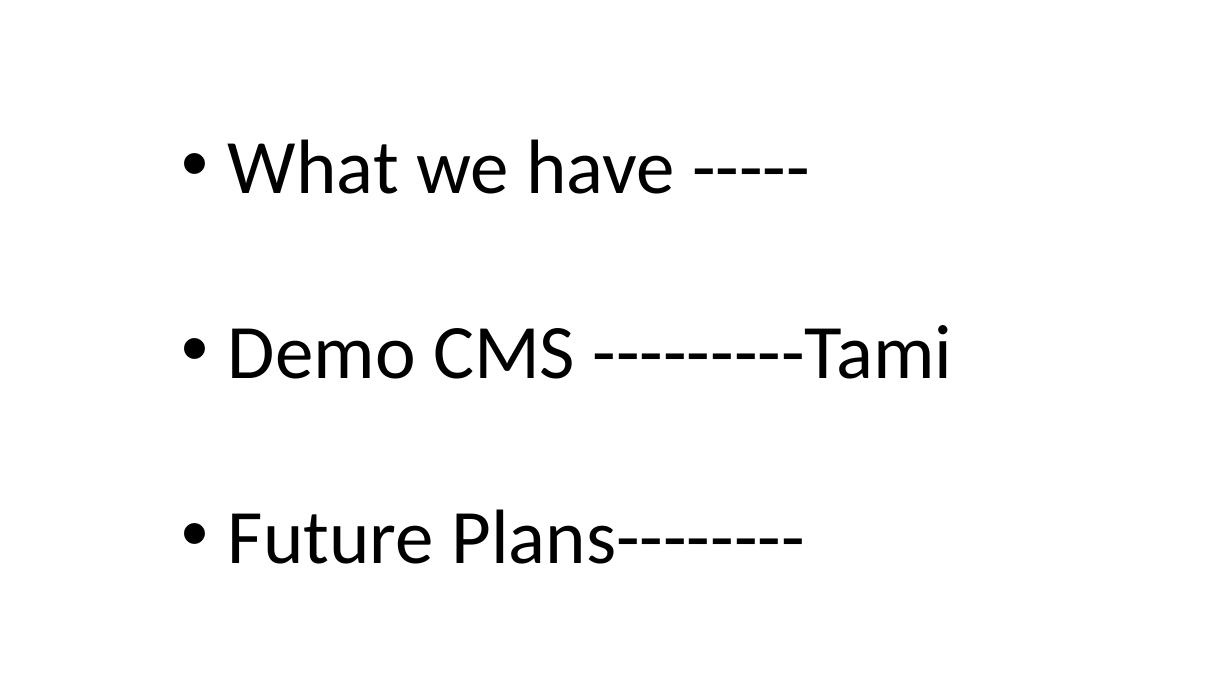
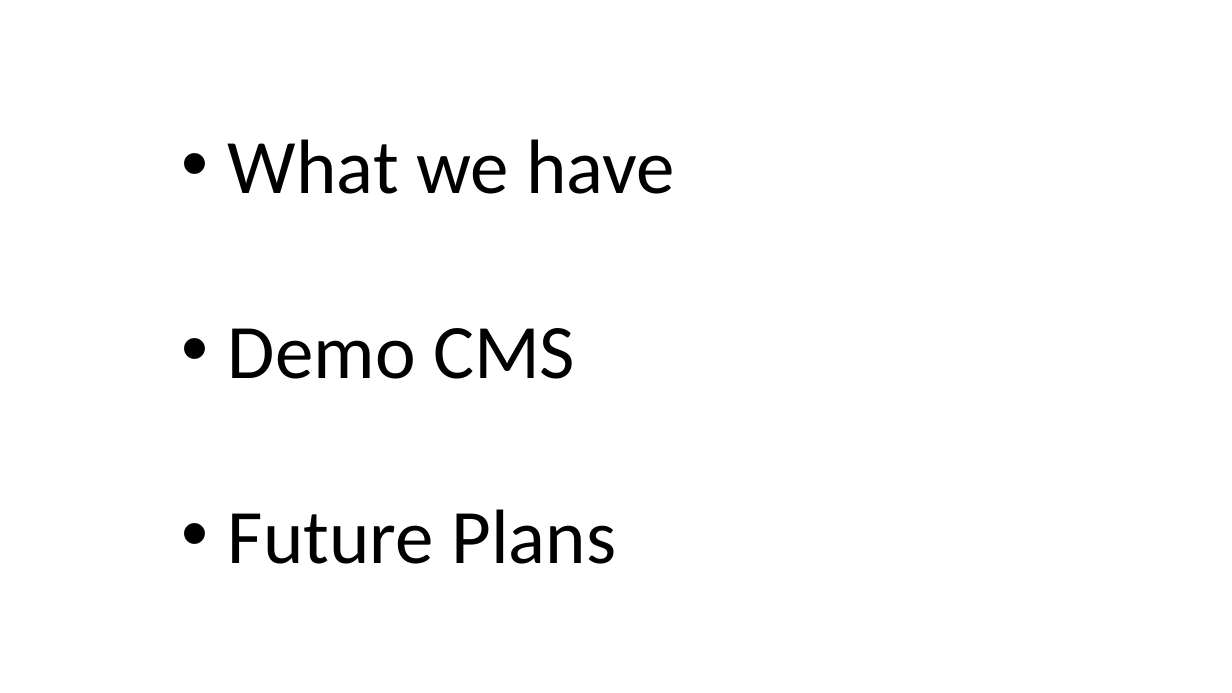
Before and after one commit to teng-liu/myDocuments, a slide deck: slide 1 of CMS-Demo-Plan_Aug2019.pptx. Drawn at 1232x693 pixels with LibreOffice and Linux fonts; fonts in the diff are those of the drawing. Boxes give left, top, right and bottom in pixels: in the first picture for what was removed or moved away, otherwise in the second. Text is boxed around its words. In the diff, an @@ line names an element or a change of style, - is before the commit and + after.

```diff
--- a/CMS-Demo-Plan_Aug2019.pptx
+++ b/CMS-Demo-Plan_Aug2019.pptx
@@ text at (228, 139, 674, 564): text changed @@
-• What we have -----
-• Demo CMS ---------Tami
-• Future Plans--------
+• What we have
+• Demo CMS
+• Future Plans
```
Also in this commit, not shown: 4 other files.
